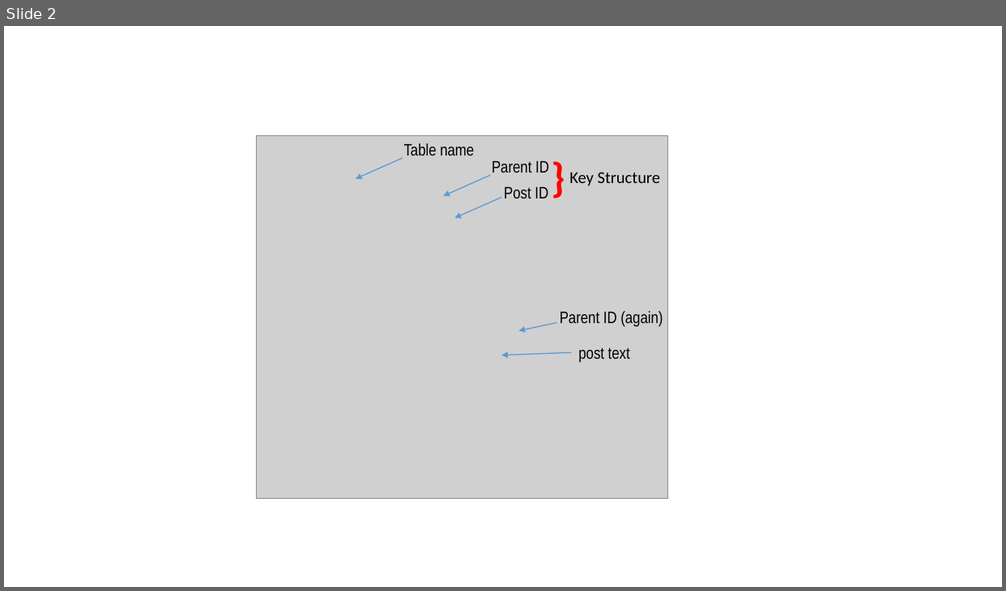
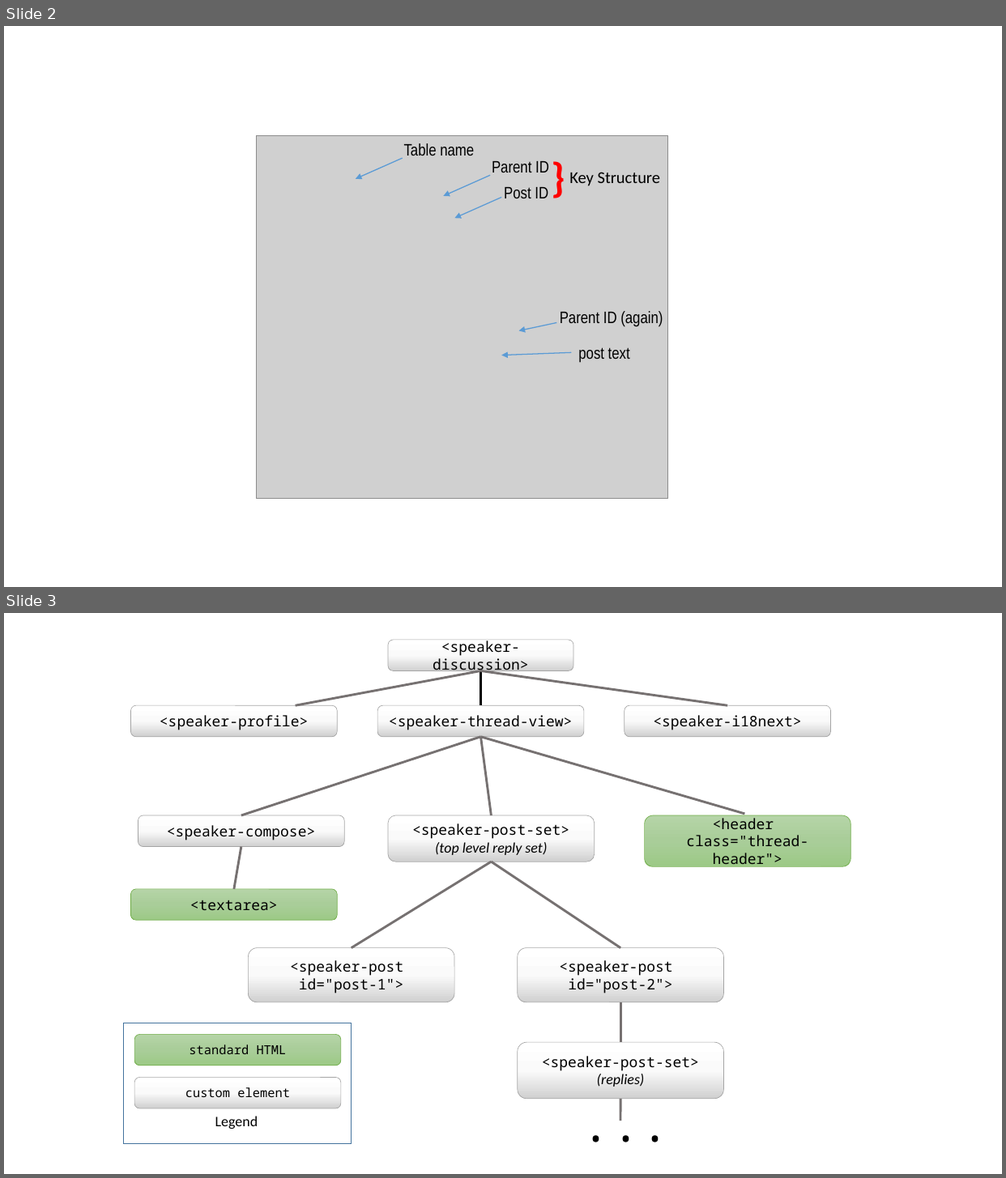
Before and after one commit to Preston-Landers/planders-msreport, a slide deck: figures.pptx. Shown one above the other, each under a label of ours: slide 2 before the commit, slides 2 and 3 after it. The pictures are 1006x591 and 1006x1178 pixels, drawn with LibreOffice and Linux fonts; fonts in the diff are those of the drawing; grey boxes stand for pictures. Boxes give left, top, right and bottom in pixels: in the first picture for what was removed or moved away, otherwise in the second. Text is boxed around its words. In the diff, an @@ line names an element or a change of style, - is before the commit and + after.

```diff
--- a/figures.pptx
+++ b/figures.pptx
@@ slide 3 added at [4, 613, 1002, 1174], background #FFFFFF @@
@@ rounded rectangle added at [388, 640, 573, 671], fill gradient #FFFFFF to #FBFBFB to #D1D1D1, outline #A5A5A5 0.5 pt, 14 pt, text #000000 @@
+<speaker-discussion>
@@ line added from (481, 671) to (481, 706), #000000 2.25 pt @@
@@ rounded rectangle added at [130, 706, 337, 737], fill gradient #FFFFFF to #FBFBFB to #D1D1D1, outline #A5A5A5 0.5 pt, 14 pt, text #000000 @@
+<speaker-profile>
@@ rounded rectangle added at [377, 706, 584, 737], fill gradient #FFFFFF to #FBFBFB to #D1D1D1, outline #A5A5A5 0.5 pt, 14 pt, text #000000 @@
+<speaker-thread-view>
@@ rounded rectangle added at [624, 706, 831, 737], fill gradient #FFFFFF to #FBFBFB to #D1D1D1, outline #A5A5A5 0.5 pt, 14 pt, text #000000 @@
+<speaker-i18next>
@@ rounded rectangle added at [138, 815, 345, 847], fill gradient #FFFFFF to #FBFBFB to #D1D1D1, outline #A5A5A5 0.5 pt, 14 pt, text #000000 @@
+<speaker-compose>
@@ rounded rectangle added at [388, 815, 594, 862], fill gradient #FFFFFF to #FBFBFB to #D1D1D1, outline #A5A5A5 0.5 pt, 14 pt, text #000000 @@
+<speaker-post-set>
+(top level reply set)
@@ rounded rectangle added at [645, 815, 851, 867], fill gradient #B5D5A7 to #AACE9A to #9CC987, outline #70AD47 0.5 pt, 14 pt, text #000000 @@
+<header
+class="thread-header">
@@ rounded rectangle added at [130, 889, 337, 920], fill gradient #B5D5A7 to #AACE9A to #9CC987, outline #70AD47 0.5 pt, 14 pt, text #000000 @@
+<textarea>
@@ rounded rectangle added at [248, 948, 454, 1003], fill gradient #FFFFFF to #FBFBFB to #D1D1D1, outline #A5A5A5 0.5 pt, 14 pt, text #000000 @@
+<speaker-post
+id="post-1">
@@ rounded rectangle added at [518, 948, 724, 1003], fill gradient #FFFFFF to #FBFBFB to #D1D1D1, outline #A5A5A5 0.5 pt, 14 pt, text #000000 @@
+<speaker-post
+id="post-2">
@@ rounded rectangle added at [518, 1043, 724, 1099], fill gradient #FFFFFF to #FBFBFB to #D1D1D1, outline #A5A5A5 0.5 pt, 14 pt, text #000000 @@
+<speaker-post-set>
+(replies)
@@ text added at [573, 1089, 710, 1157], 48 pt, text #000000 @@
+...
@@ group added at [123, 1023, 351, 1144]: 2 rounded rectangles, 1 rectangle, 1 text @@
+standard HTML
+custom element
+Legend
@@ group added at [234, 671, 745, 1122]: 10 lines @@
```
Also in this commit, not shown: 6 other files.
